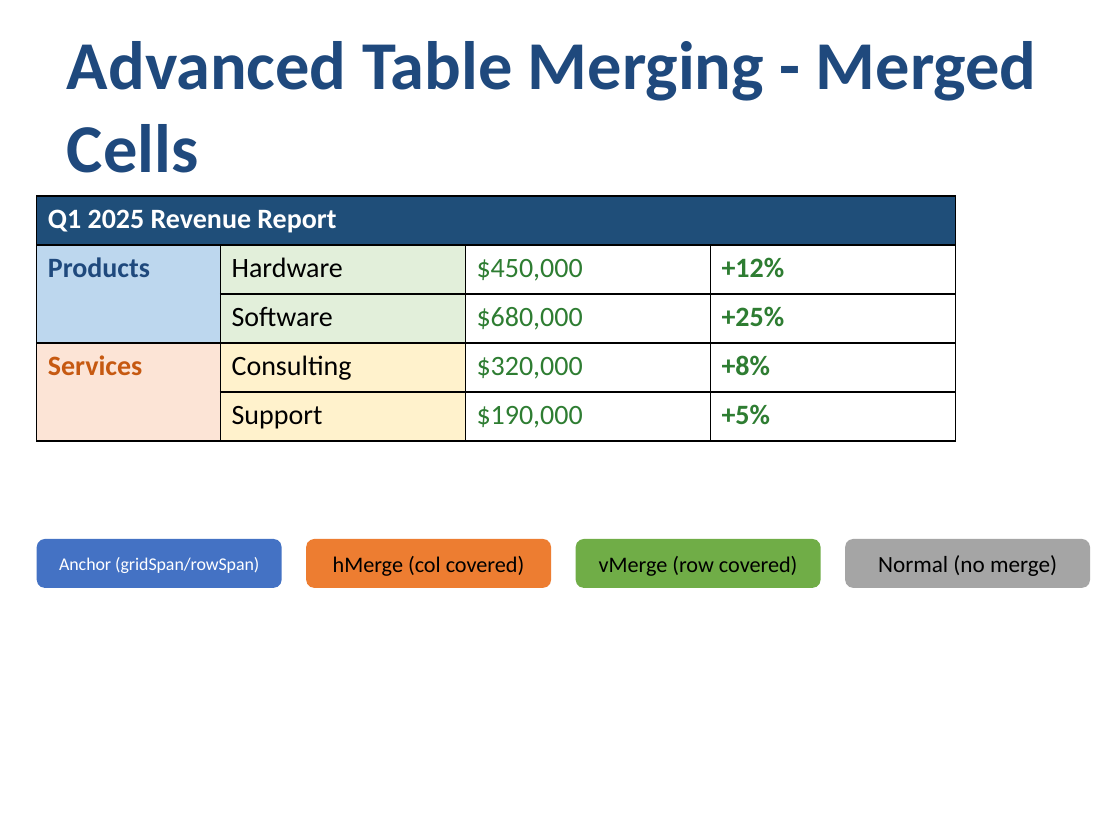
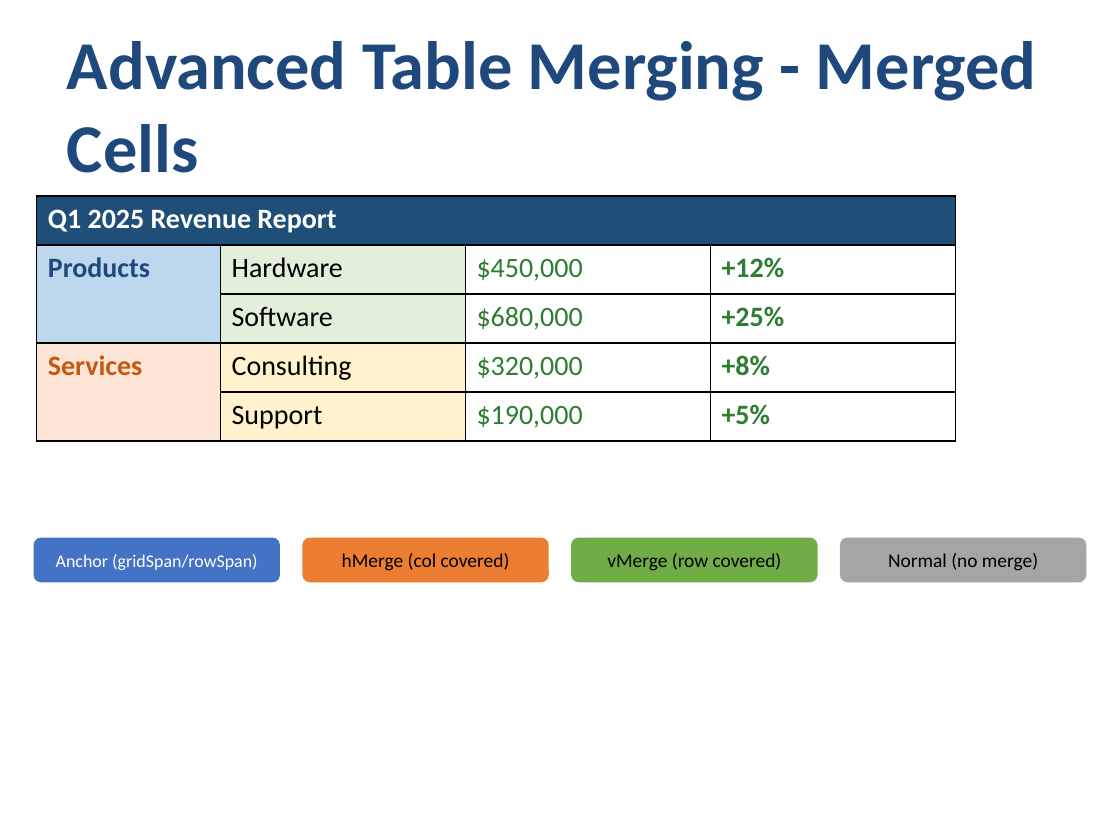
Before and after one commit to yingkitw/ppt-rs, a slide deck: slide 44 of comprehensive_demo.pptx. Drawn at 1120x840 pixels with LibreOffice and Linux fonts; fonts in the diff are those of the drawing. Boxes give left, top, right and bottom in pixels: in the first picture for what was removed or moved away, otherwise in the second. Text is boxed around its words. In the diff, an @@ line names an element or a change of style, - is before the commit and + after.

```diff
--- a/comprehensive_demo.pptx
+++ b/comprehensive_demo.pptx
@@ rounded rectangle "Anchor (gridSpan/rowSpan)": place and size @@
-rounded rectangle "Anchor (gridSpan/rowSpan)" at (37,539,282,588)
+rounded rectangle "Anchor (gridSpan/rowSpan)" at (34,538,280,582)
@@ rounded rectangle "Anchor (gridSpan/rowSpan)" at (34,538,280,582): size 11.4 to 11.5 pt @@
@@ rounded rectangle "hMerge (col covered)": place and size @@
-rounded rectangle "hMerge (col covered)" at (306,539,551,588)
+rounded rectangle "hMerge (col covered)" at (302,538,549,582)
@@ rounded rectangle "hMerge (col covered)" at (302,538,549,582): size 14.3 to 12.5 pt @@
@@ rounded rectangle "vMerge (row covered)" at (571,538,818,582): size 14.3 to 12.5 pt @@
@@ rounded rectangle "vMerge (row covered)": place and size @@
-rounded rectangle "vMerge (row covered)" at (576,539,821,588)
+rounded rectangle "vMerge (row covered)" at (571,538,818,582)
@@ rounded rectangle "Normal (no merge)": place and size @@
-rounded rectangle "Normal (no merge)" at (846,539,1091,588)
+rounded rectangle "Normal (no merge)" at (840,538,1086,582)
@@ rounded rectangle "Normal (no merge)" at (840,538,1086,582): size 14.9 to 12.5 pt @@
```
Also in this commit, not shown: 21 other slides changed, 6 other files.
